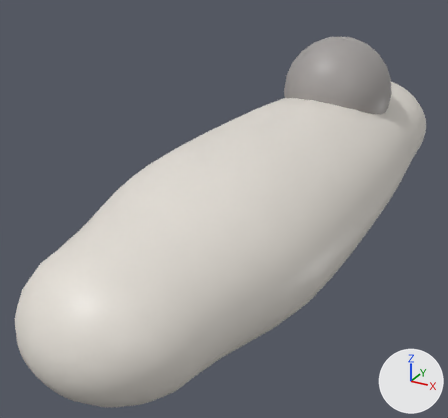
Before and after pictures for a commit that changed the FBX model Assets/_Battler/Art/Bodies/Small/SM_Small_Foot_R.fbx.
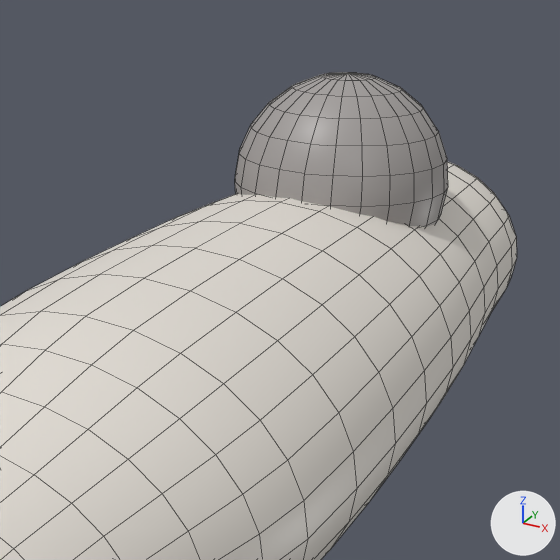
There are two pictures of each version: one whole from a camera (50 mm lens) standing at (0.0763, -0.229, 0.0546) and looking at (-0.0164, -0.0604, -0.0297), one close up on the part from 37% to 100% of the width and 0% to 68% of the height. The axes (+X, +Y, +Z) are drawn at lower right. The lights are the same throughout. The last two pictures show the newer version. The close-ups show mesh edges as thin lines. Where no turn or scale is listed for an object, it has been applied to the vertices.

Names of what the first close-up shows: 'SM_Small_Foot_R'.
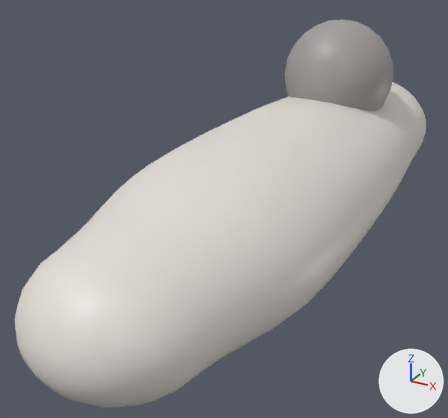
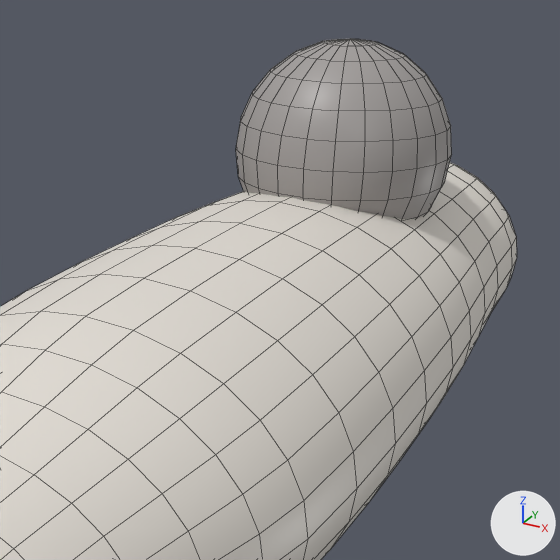
The newer file is also rescaled (x1.12), turned or shifted as a whole; pictures and numbers use the older file's frame.

Changed parts and their boxes [x1, y1, x2, y2] in the close-ups (560 x 560 px; the box of a moved part takes in the faces that stretch with it):
'SM_Small_Foot_R', reshaped
    before: [0, 72, 517, 560]
    after: [0, 39, 517, 560]
part 1 of me_sm_small_foot_r, moved or reshaped
    before: [235, 72, 448, 227]
    after: [236, 39, 452, 219]

The change, as a diff of the scene's bpy script:
```diff
--- a/Assets/_Battler/Art/Bodies/Small/SM_Small_Foot_R.fbx.py
+++ b/Assets/_Battler/Art/Bodies/Small/SM_Small_Foot_R.fbx.py
@@ me_sm_small_foot_r @@
 # used by ob_sm_small_foot_r; location = (0.0, 0.0, 0.0)
-me_sm_small_foot_r.from_pydata(...)  # 912 vertices, 960 faces; spans x -0.04..0.031, y -0.153..0.062, z -0.052..0.02
+me_sm_small_foot_r.from_pydata(...)  # 912 vertices, 960 faces; spans x -0.04..0.031, y -0.153..0.062, z -0.052..0.027
+# me_sm_small_foot_r part 1: the loose piece of 266 vertices spanning x -0.02..0.02, y -0.02..0.02, z -0.02..0.02 is moved by (0.0, 0.0, 0.006)
 me_sm_small_foot_r.materials.append(mat_m_body_main)
```
